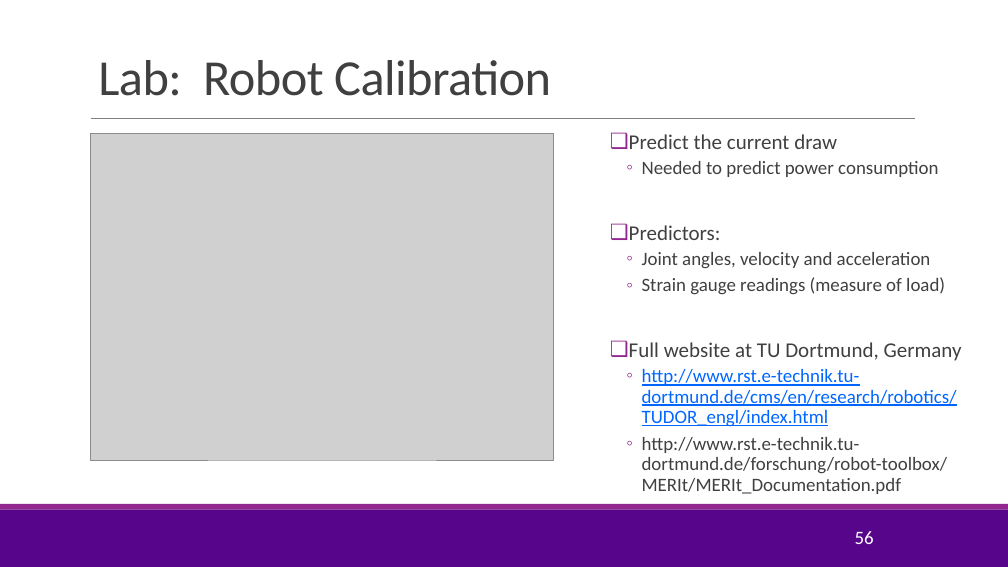
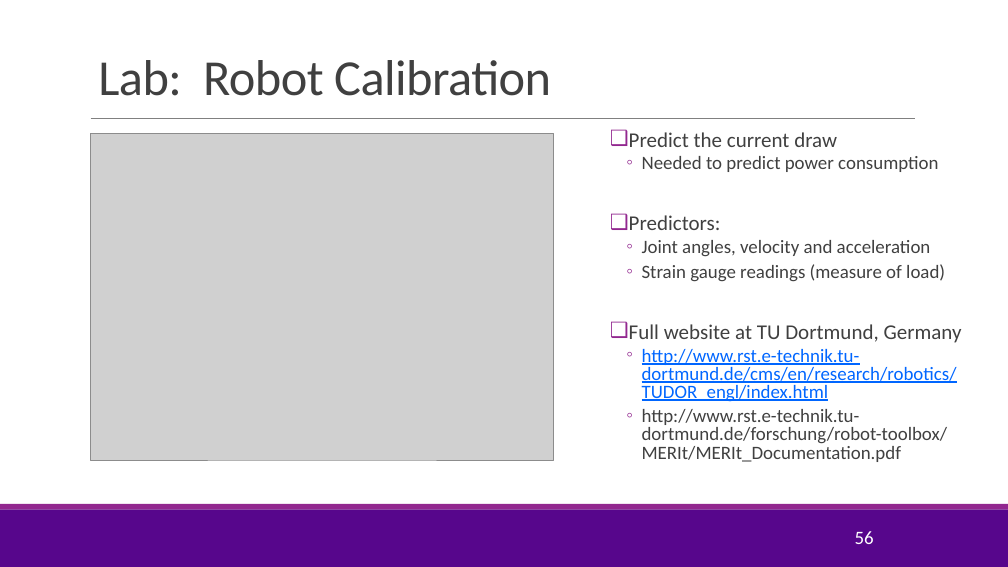
Before and after one commit to pliugithub/MachineLearning, a slide deck: slide 56 of lectures/Lect03_MultLinRegression.pptx. Drawn at 1008x567 pixels with LibreOffice and Linux fonts; fonts in the diff are those of the drawing; grey boxes stand for pictures; background and template pictures are left out. Boxes give left, top, right and bottom in pixels: in the first picture for what was removed or moved away, otherwise in the second. Text is boxed around its words. In the diff, an @@ line names an element or a change of style, - is before the commit and + after.

```diff
--- a/lectures/Lect03_MultLinRegression.pptx
+++ b/lectures/Lect03_MultLinRegression.pptx
@@ text "Predict the current draw" at [629, 132, 962, 462]: line spacing 0.9 to 0.8 @@
```
Also in this commit, not shown: 4 other slides changed, 1 slide added, 1 slide removed, 4 other files.
